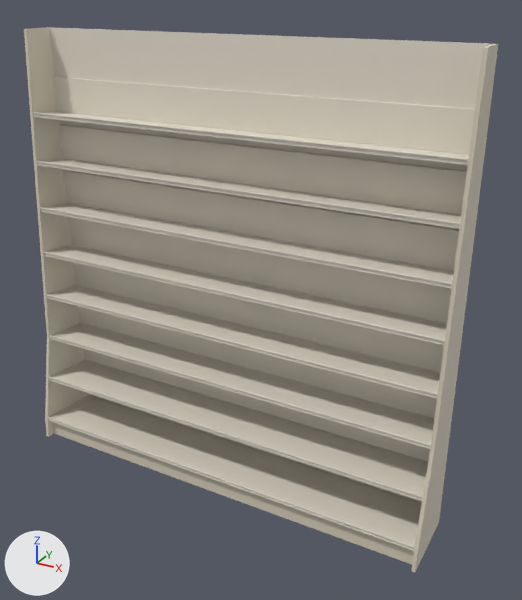
A saved change to the Blender file tools/models/new-release-wall.blend.
The view is the same before and after, from a 50 mm lens placed at (6.14, -10.5, 8.75), pointed at (0.65, -0.51, 3.75). The lights are fixed; the arrows at lower left show +X, +Y and +Z. The picture after the commit comes second.

Names of what the first picture shows: 'Backing', 'Deck_0', 'Deck_1', 'Deck_2', 'Deck_3', 'HighBack_0', 'HighBack_1', 'HighBack_3', 'HighBack_4', 'HighBack_5', 'HighBack_6', 'HighBack_7', 'LeftEnd', 'Rail_1', 'RightEnd', 'Toe' and 12 more.
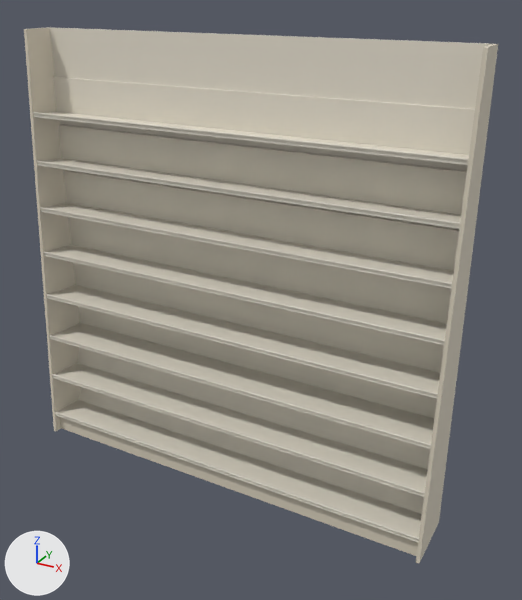
The change in detail:
me_deck_0 is used by ob_deck_0; location (0.0, 0.0, 0.0).
me_deck_0 had 12 vertices, 8 faces and spanned x -3.94..3.94, y -1.37..-0.1, z 0.27..0.44.
me_deck_0 now has 12 vertices, 8 faces and spans x -3.94..3.94, y -1.15..-0.1, z 0.29..0.44.
me_deck_0 part 1: the whole mesh is scaled about its middle by (1, 0.826, 0.868), then moved by (0.0, 0.11, 0.01).
me_highback_0 is used by ob_highback_0; location (0.0, 0.0, 0.0).
Before the commit, vertices of me_highback_0: 0 (-3.94, -0.1, 0.37), 1 (-3.94, -0.16, 0.37) at pixel (87, 394), 4 (3.94, -0.1, 0.37), 5 (3.94, -0.16, 0.37).
me_highback_0 had 8 vertices, 6 faces and spanned x -3.94..3.94, y -0.16..-0.1, z 0.37..1.02.
me_highback_0 now has 8 vertices, 6 faces and spans x -3.94..3.94, y -0.47..-0.1, z 0.37..1.02.
Part 2, on me_highback_0:
Vertices 0, 1, 4, 5 of me_highback_0 move by (0.0, -0.3, 0.0).
me_deck_1 is used by ob_deck_1; location (0.0, 0.0, 0.0).
me_deck_1 had 12 vertices, 8 faces and spanned x -3.94..3.94, y -1.2..-0.1, z 1.16..1.31.
me_deck_1 now has 12 vertices, 8 faces and spans x -3.94..3.94, y -1.09..-0.1, z 1.17..1.31.
me_deck_1 part 3: the whole mesh is scaled about its middle by (1, 0.9, 0.929), then moved by (0.0, 0.06, 0.0).
me_highback_1 is used by ob_highback_1; location (0.0, 0.0, 0.0).
Before the commit, vertices of me_highback_1: 0 (-3.94, -0.1, 1.25) at pixel (85, 358), 1 (-3.94, -0.16, 1.25) at pixel (83, 359), 4 (3.94, -0.1, 1.25), 5 (3.94, -0.16, 1.25).
me_highback_1 had 8 vertices, 6 faces and spanned x -3.94..3.94, y -0.16..-0.1, z 1.25..1.89.
me_highback_1 now has 8 vertices, 6 faces and spans x -3.94..3.94, y -0.37..-0.1, z 1.25..1.89.
Part 4, on me_highback_1:
Vertices 0, 1, 4, 5 of me_highback_1 move by (0.0, -0.21, 0.0).
me_rail_1 is used by ob_rail_1; location (0.0, 0.0, 0.0).
me_rail_1 had 28 vertices, 16 faces and spanned x -3.94..3.94, y -1.23..-1.2, z 1.25..1.34.
me_rail_1 now has 28 vertices, 16 faces and spans x -3.94..3.94, y -1.12..-1.09, z 1.25..1.34.
me_rail_1 part 5: the whole mesh is moved by (0.0, 0.11, 0.0).
me_leftend is used by ob_leftend; location (0.0, 0.0, 0.0).
me_leftend had 16 vertices, 10 faces and spanned x -4.0..-3.94, y -1.43..-0.08, z 0.0..8.0.
me_leftend now has 10 vertices, 7 faces and spans x -4.0..-3.94, y -1.22..-0.08, z 0.0..8.0.
Part 6, on me_leftend:
8 vertices are removed from x -4.0..-3.94, y -1.43..-1.07, z 0.0..2.17.
7 faces are deleted.
2 vertices are added at (-4.0, -1.22, 0.0), (-3.94, -1.22, 0.0).
4 new faces join them.
me_rightend is used by ob_rightend; location (0.0, 0.0, 0.0).
me_rightend had 16 vertices, 10 faces and spanned x 3.94..4.0, y -1.43..-0.08, z 0.0..8.0.
me_rightend now has 10 vertices, 7 faces and spans x 3.94..4.0, y -1.22..-0.08, z 0.0..8.0.
Part 7, on me_rightend:
8 vertices are removed from x 3.94..4.0, y -1.43..-1.07, z 0.0..2.17.
7 faces are deleted.
2 vertices are added at (3.94, -1.22, 0.0), (4.0, -1.22, 0.0).
4 new faces join them.
me_toe is used by ob_toe; location (0.0, 0.0, 0.0).
me_toe had 8 vertices, 6 faces and spanned x -3.94..3.94, y -1.29..-1.23, z 0.0..0.38.
me_toe now has 8 vertices, 6 faces and spans x -3.94..3.94, y -1.07..-1.01, z 0.0..0.38.
me_toe part 8: the whole mesh is moved by (0.0, 0.22, 0.0).

Pixel boxes [x1, y1, x2, y2] of what changed, in the pictures (522 x 600 px):
'Deck_0', rescaled (9% shorter)
    before: [50, 395, 422, 546]
    after: [58, 400, 422, 538]
'Deck_1', rescaled
    before: [51, 360, 428, 496]
    after: [55, 363, 428, 492]
'LeftEnd', reshaped
    before: [24, 27, 89, 437]
    after: [24, 27, 81, 431]
'RightEnd', reshaped
    before: [411, 44, 498, 572]
    after: [416, 44, 498, 564]
'Toe', moved (mostly hidden)
    before: [52, 422, 414, 564]
    after: [59, 417, 418, 556]
'HighBack_1', reshaped (7% taller)
    before: [83, 349, 430, 462]
    after: [77, 348, 430, 469]
'HighBack_0', reshaped (mostly hidden before)
    before: [88, 393, 422, 503]
    after: [79, 387, 424, 514]
'Rail_1', moved
    before: [48, 376, 423, 501]
    after: [52, 374, 425, 497]
part 6 of me_leftend, cut back
    before: [45, 337, 89, 437]
    after: [47, 337, 81, 431]
